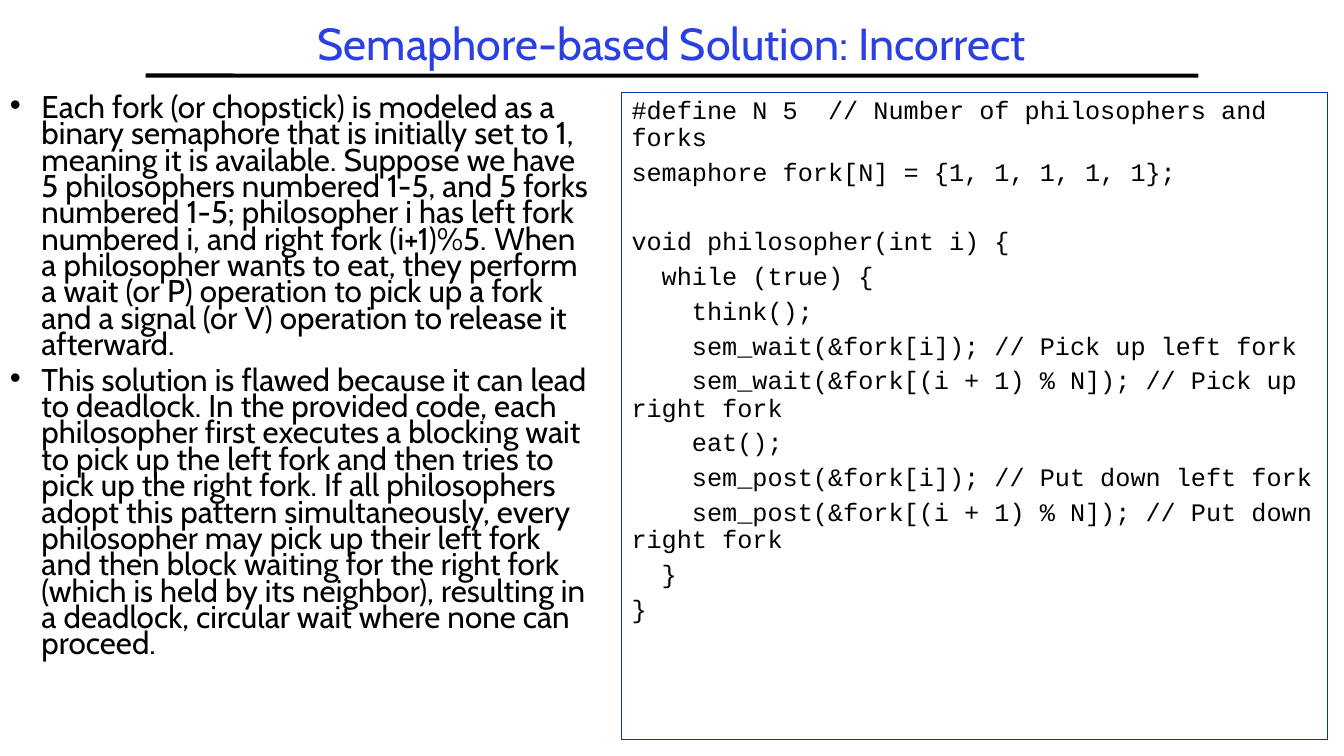
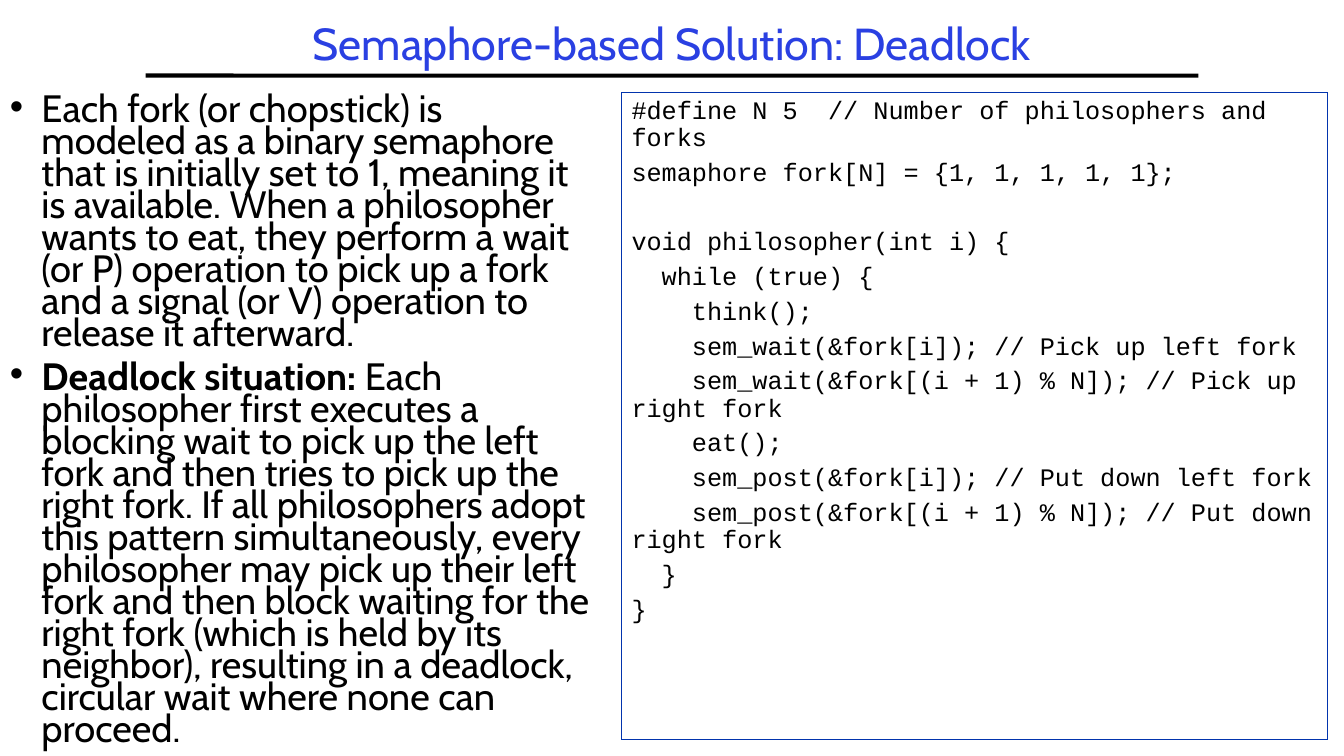
Before and after one commit to guhofstra/CSC256Fa25, a slide deck: slide 46 of PPTs/L3-Synchronization.pptx (slide 45 before the commit). Drawn at 1344x756 pixels with LibreOffice and Linux fonts; fonts in the diff are those of the drawing. Boxes give left, top, right and bottom in pixels: in the first picture for what was removed or moved away, otherwise in the second. Text is boxed around its words. In the diff, an @@ line names an element or a change of style, - is before the commit and + after.

```diff
--- a/PPTs/L3-Synchronization.pptx
+++ b/PPTs/L3-Synchronization.pptx
@@ title at [313,26,1030,70]: text changed @@
-Semaphore-based Solution: Incorrect
+Semaphore-based Solution: Deadlock
@@ text at [41,93,589,750]: text changed; size 22.4 to 27.2 pt @@
-• Each fork (or chopstick) is modeled as a binary semaphore that is initially set to 1, meaning it is available. Suppose we have 5 philosophers numbered 1-5, and 5 forks numbered 1-5; philosopher i has left fork numbered i, and right fork (i+1)%5. When a philosopher wants to eat, they perform a wait (or P) operation to pick up a fork and a signal (or V) operation to release it afterward.
-• This solution is flawed because it can lead to deadlock. In the provided code, each philosopher first executes a blocking wait to pick up the left fork and then tries to pick up the right fork. If all philosophers adopt this pattern simultaneously, every philosopher may pick up their left fork and then block waiting for the right fork (which is held by its neighbor), resulting in a deadlock, circular wait where none can proceed.
+• Each fork (or chopstick) is modeled as a binary semaphore that is initially set to 1, meaning it is available. When a philosopher wants to eat, they perform a wait (or P) operation to pick up a fork and a signal (or V) operation to release it afterward.
+• Deadlock situation: Each philosopher first executes a blocking wait to pick up the left fork and then tries to pick up the right fork. If all philosophers adopt this pattern simultaneously, every philosopher may pick up their left fork and then block waiting for the right fork (which is held by its neighbor), resulting in a deadlock, circular wait where none can proceed.
```
Also in this commit, not shown: 13 other slides changed, 5 slides added, 2 slides removed, 8 other files.
